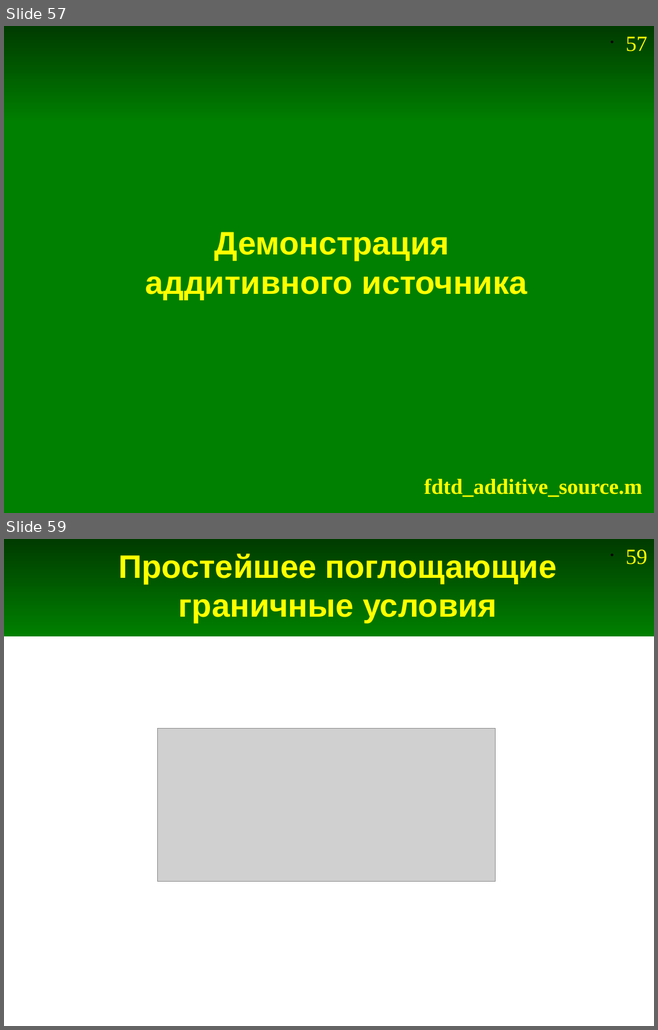
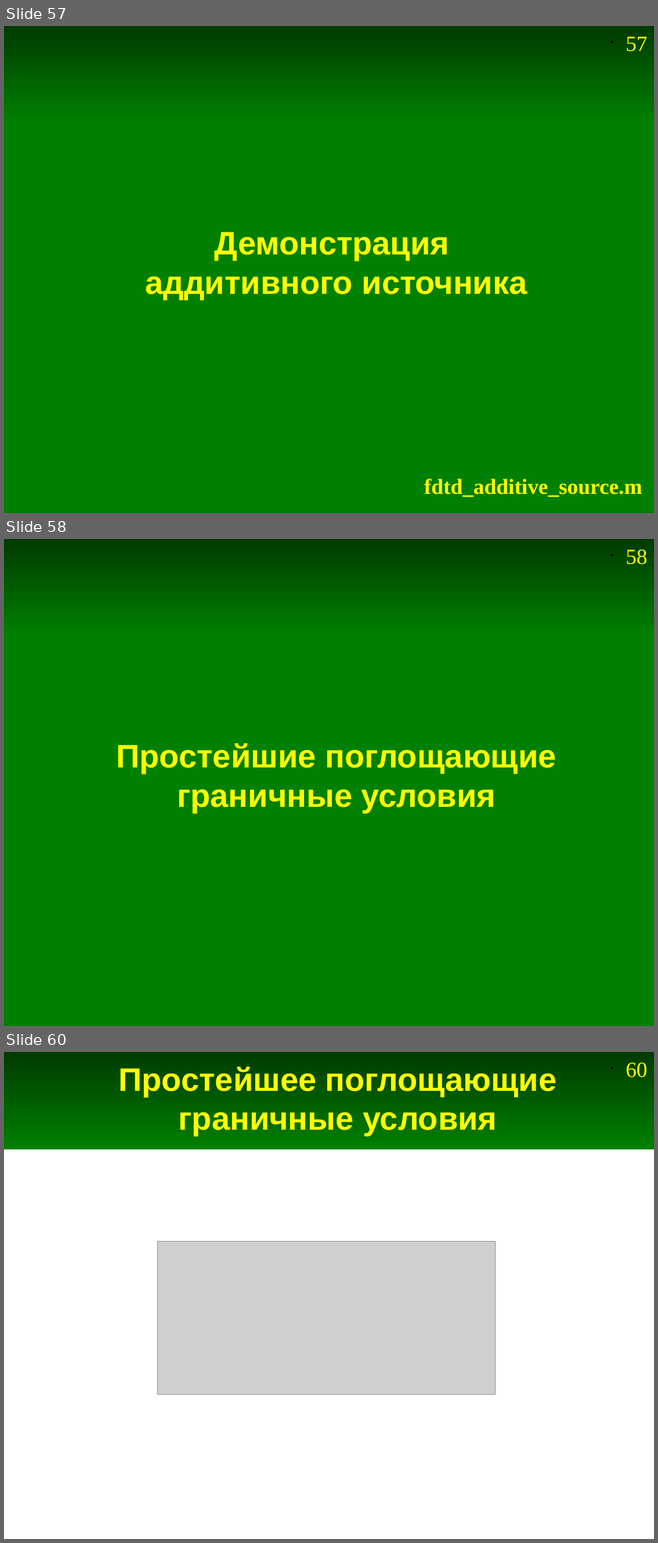
Before and after one commit to andris0147sv/modelling, a slide deck: presentations/2. FDTD.odp. Shown one above the other, each under a label of ours: slides 57 and 59 before the commit, slides 57, 58 and 60 after it; the slides between them are not shown. The pictures are 658x1030 and 658x1543 pixels, drawn with LibreOffice and Linux fonts; fonts in the diff are those of the drawing; grey boxes stand for pictures. Boxes give left, top, right and bottom in pixels: in the first picture for what was removed or moved away, otherwise in the second. Text is boxed around its words. In the diff, an @@ line names an element or a change of style, - is before the commit and + after.

```diff
--- a/presentations/2. FDTD.odp
+++ b/presentations/2. FDTD.odp
@@ slide 58 added at [4,539,654,1026], background #FFFFFF; not listed: 2 template elements that a slide beside it also shows @@
@@ rectangle added at [4,634,654,1026], fill #008000, outline #008000 0 pt @@
@@ title added at [117,743,556,813], 36 pt, text #FFFF00, bold @@
+Простейшие поглощающие граничные условия
@@ what was slide 59 is now slide 60 @@
@@ page number at [625,1062,647,1078]: text changed @@
-• 59
+• 60
```
Also in this commit, not shown: 4 slides changed, 1 other file.
